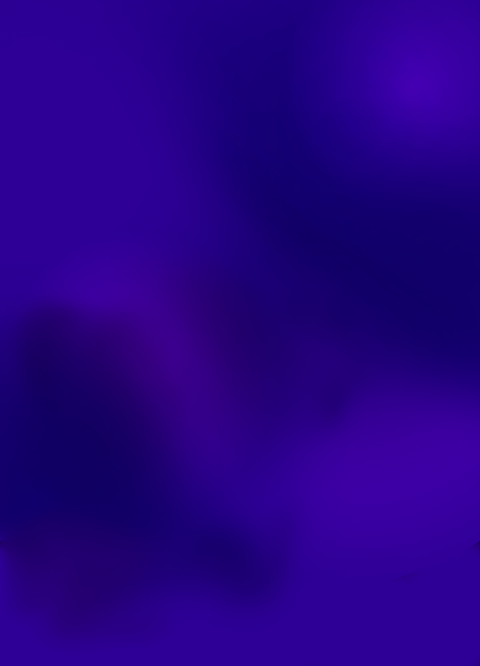
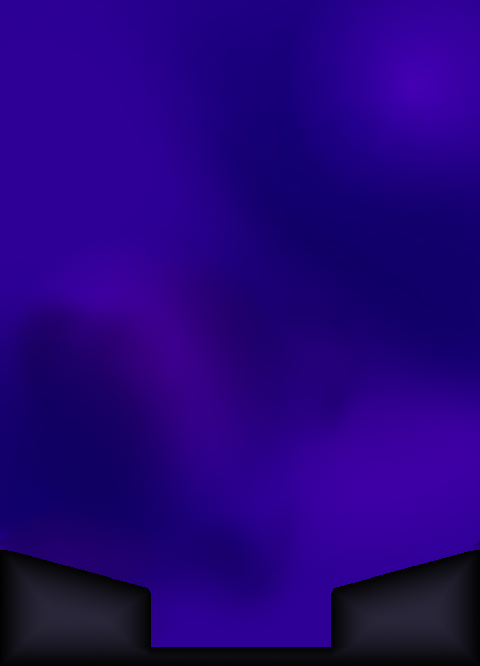
Comparing the layer stacks of the two (480, 666) images. Changes:
added layer "HUD" above "Arriere 3" over [0, 550, 480, 666]
